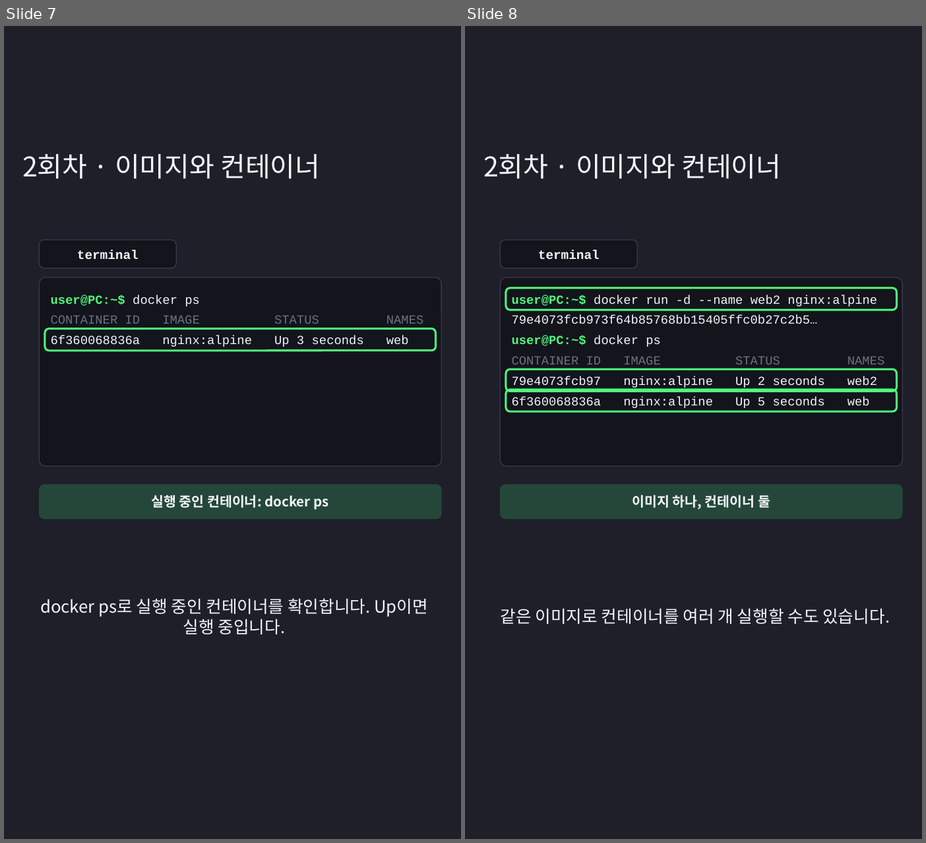
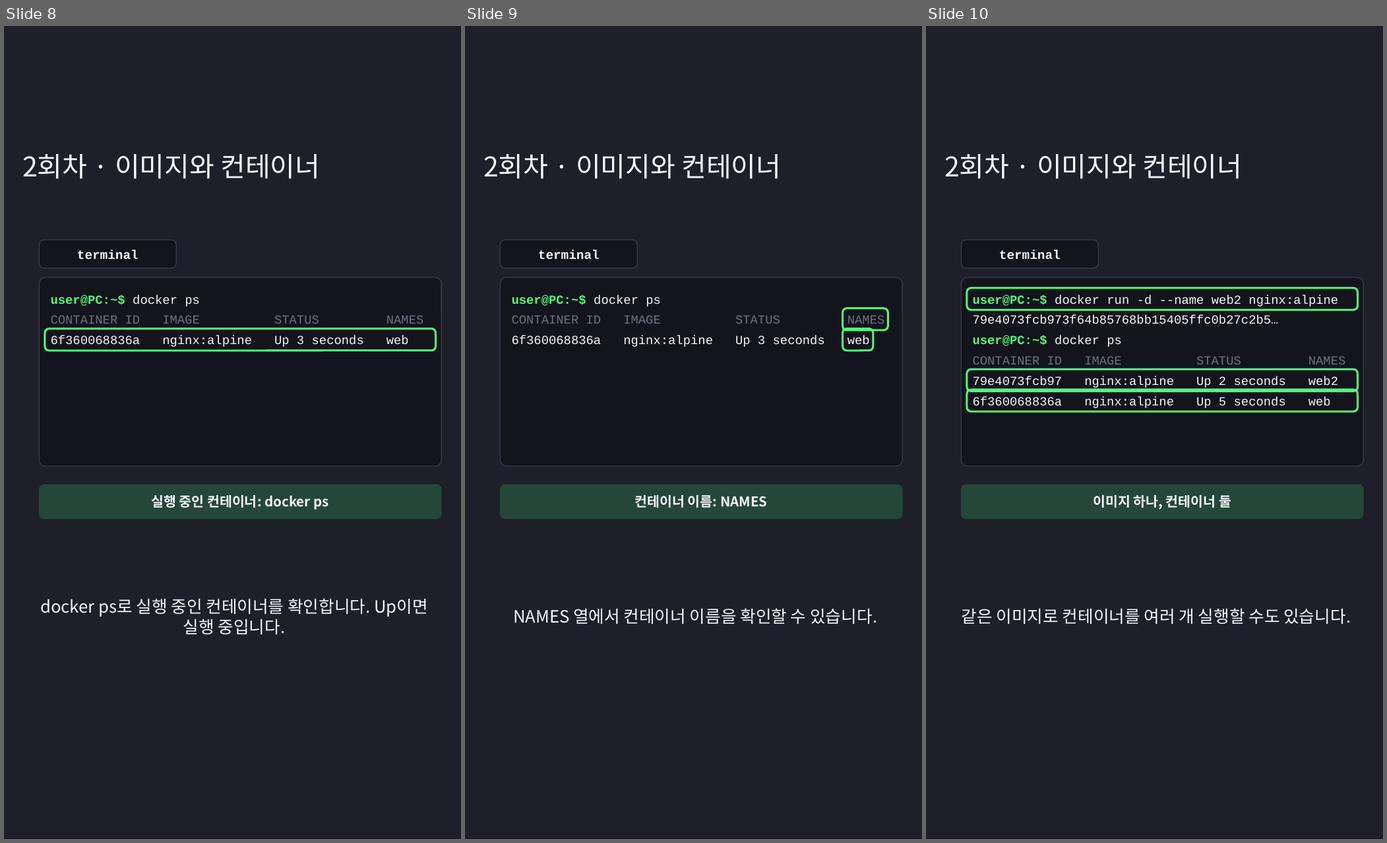
Before and after one commit to aikang87/edushorts, a slide deck: ep02-image-container/ep02.pptx. Shown side by side, each under a label of ours: slides 7 and 8 before the commit, slides 8, 9 and 10 after it. The pictures are 926x843 and 1387x843 pixels, drawn with LibreOffice and Linux fonts; fonts in the diff are those of the drawing. Boxes give left, top, right and bottom in pixels: in the first picture for what was removed or moved away, otherwise in the second. Text is boxed around its words. In the diff, an @@ line names an element or a change of style, - is before the commit and + after.

```diff
--- a/ep02-image-container/ep02.pptx
+++ b/ep02-image-container/ep02.pptx
@@ slide 9 added at [465,26,922,839], background #1E1F29 @@
@@ text added at [483,154,781,179], 24 pt, text #F5F6FA @@
+2회차 · 이미지와 컨테이너
@@ rounded rectangle added at [500,240,637,268], fill #13141C, outline #393B4A 0.75 pt @@
@@ text added at [538,250,600,259], 11.2 pt, text #F5F6FA, bold @@
+terminal
@@ rounded rectangle added at [500,277,903,466], fill #13141C, outline #393B4A 0.75 pt @@
@@ text added at [512,295,661,306], 11 pt, text #50FA7B, bold @@
+user@PC:~$ docker ps
@@ text added at [512,315,885,324], 11 pt, text #6B7280 @@
+CONTAINER ID IMAGE STATUS NAMES
@@ rounded rectangle added at [843,308,889,330], outline #50FA7B 1.75 pt @@
@@ text added at [512,336,870,347], 11 pt, text #F5F6FA @@
+6f360068836a nginx:alpine Up 3 seconds web
@@ rounded rectangle added at [843,329,874,351], outline #50FA7B 1.75 pt @@
@@ rounded rectangle added at [500,485,903,519], fill #24473A, outline #24473A 0.5 pt @@
@@ text added at [635,495,767,508], 12 pt, text #F5F6FA, bold @@
+컨테이너 이름: NAMES
@@ text added at [513,608,877,624], 15 pt, text #F5F6FA @@
+NAMES 열에서 컨테이너 이름을 확인할 수 있습니다.
@@ what was slide 7 is now slide 8 @@
@@ what was slide 8 is now slide 10 @@
```
Also in this commit, not shown: 1 other slide added, 14 other files.
